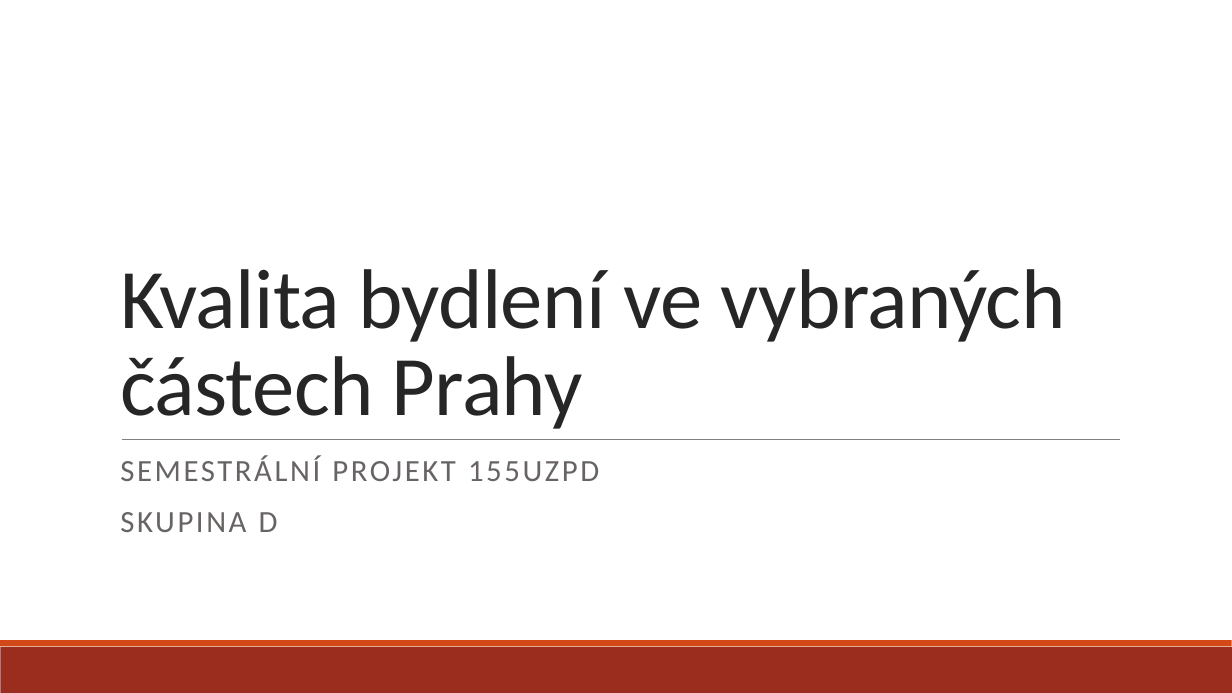
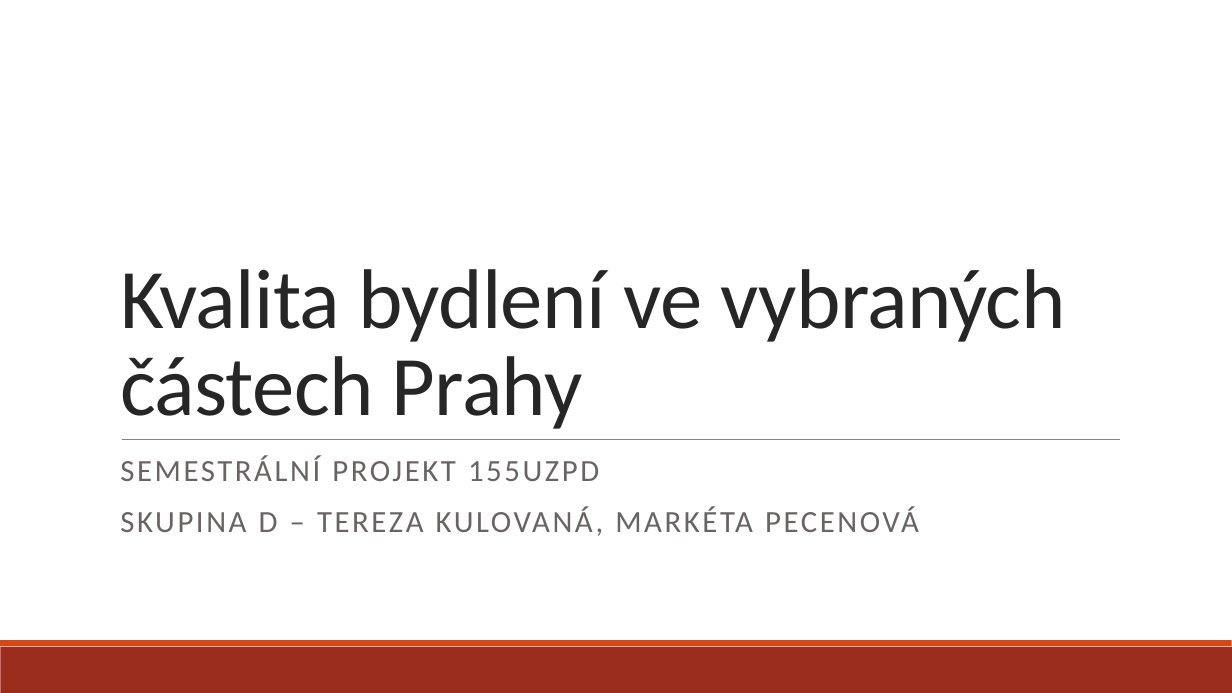
Before and after one commit to pikorcik/uzpd, a slide deck: slide 1 of prezentace.pptx. Drawn at 1232x693 pixels with LibreOffice and Linux fonts; fonts in the diff are those of the drawing. Boxes give left, top, right and bottom in pixels: in the first picture for what was removed or moved away, otherwise in the second. Text is boxed around its words. In the diff, an @@ line names an element or a change of style, - is before the commit and + after.

Commit message:
presentation

```diff
--- a/prezentace.pptx
+++ b/prezentace.pptx
@@ subtitle at <box>120,506,919,536</box>: text changed @@
-SKUPINA D
+SKUPINA D – TEREZA KULOVANÁ, MARKÉTA PECENOVÁ
```
Also in this commit, not shown: 2 other slides changed.
